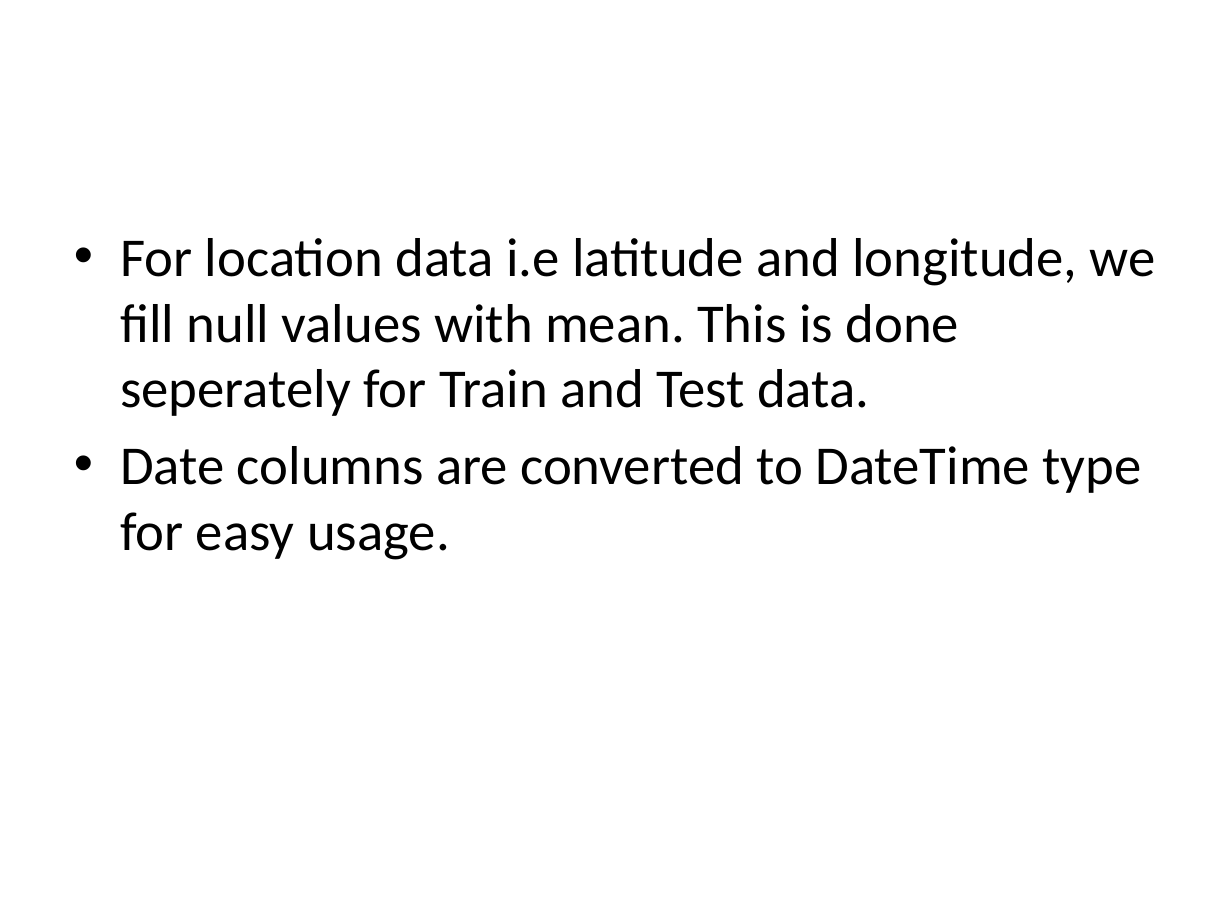
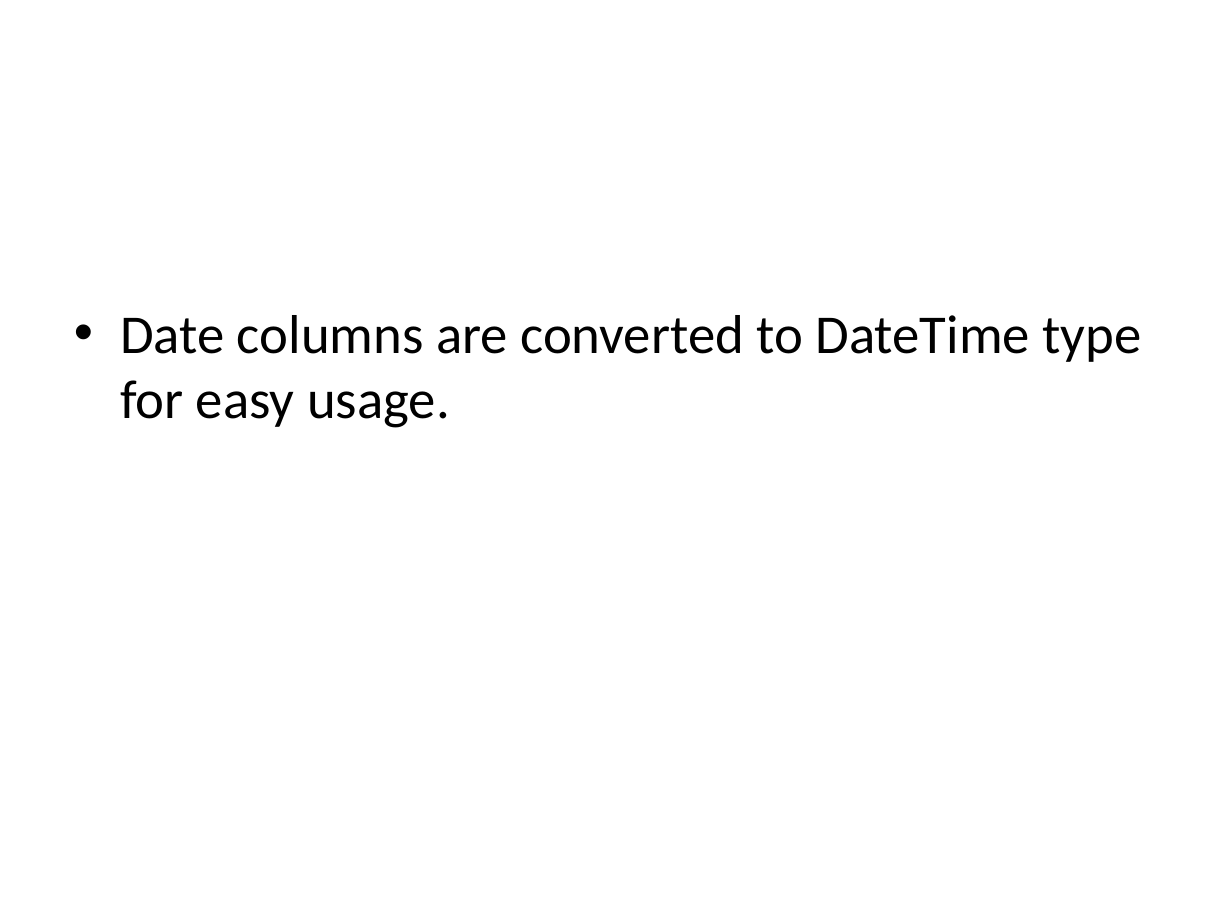
Before and after one commit to RishabhRJain/Building-permit-category-prediction-challenge, a slide deck: slide 5 of presentation.pptx. Drawn at 1232x924 pixels with LibreOffice and Linux fonts; fonts in the diff are those of the drawing. Boxes give left, top, right and bottom in pixels: in the first picture for what was removed or moved away, otherwise in the second. Text is boxed around its words. In the diff, an @@ line names an element or a change of style, - is before the commit and + after.

```diff
--- a/presentation.pptx
+++ b/presentation.pptx
@@ text at (120,238,1156,416): paragraph removed @@
-• For location data i.e latitude and longitude, we fill null values with mean. This is done seperately for Train and Test data.
```
Also in this commit, not shown: 6 other slides changed, 2 slides removed.
